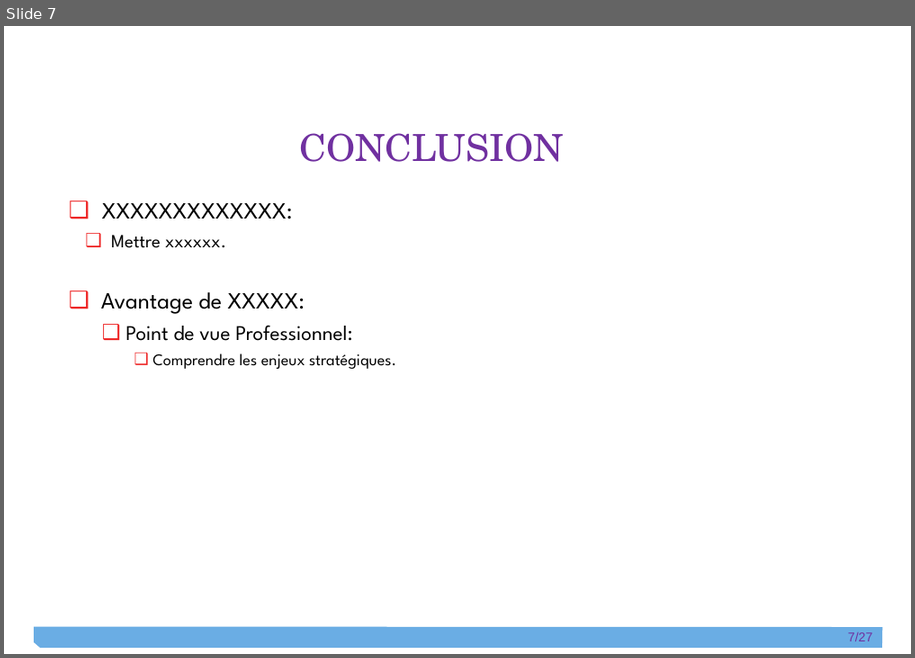
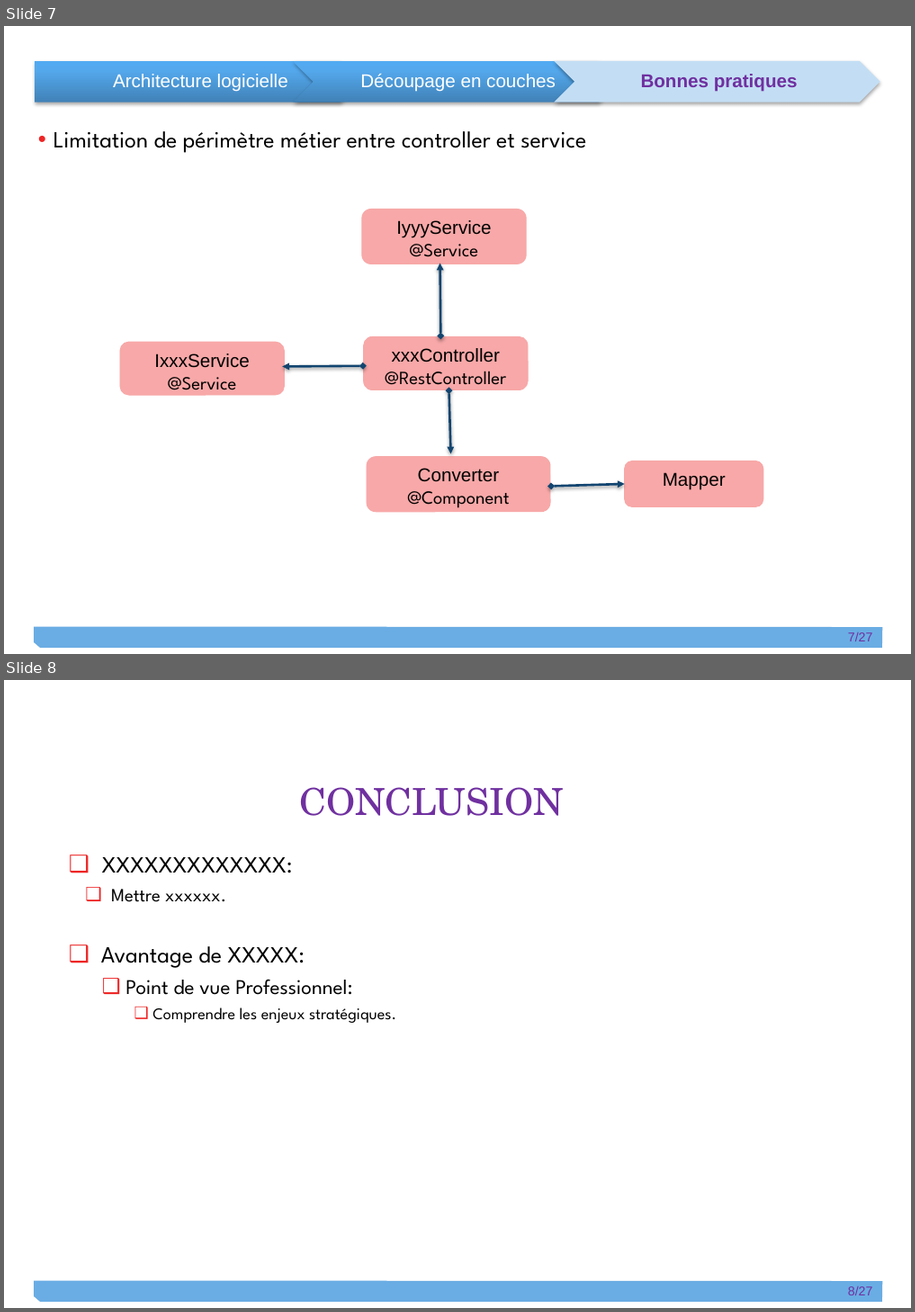
Before and after one commit to git-wylson/kata2, a slide deck: Wylson_Dibinga_Diapo.pptx. Shown one above the other, each under a label of ours: slide 7 before the commit, slides 7 and 8 after it. The pictures are 915x658 and 915x1312 pixels, drawn with LibreOffice and Linux fonts; fonts in the diff are those of the drawing. Boxes give left, top, right and bottom in pixels: in the first picture for what was removed or moved away, otherwise in the second. Text is boxed around its words. In the diff, an @@ line names an element or a change of style, - is before the commit and + after.

```diff
--- a/Wylson_Dibinga_Diapo.pptx
+++ b/Wylson_Dibinga_Diapo.pptx
@@ slide 7 added at box(4, 26, 911, 654), background #FFFFFF; not listed: 2 template elements that a slide beside it also shows @@
@@ group added at box(35, 61, 881, 102): 3 texts, 2 chevrons, 1 pentagon arrow @@
+Architecture logicielle
+Découpage en couches
+Bonnes pratiques
@@ text added at box(54, 131, 586, 153), 20 pt, text #000000 @@
+• Limitation de périmètre métier entre controller et service
@@ rounded rectangle added at box(362, 210, 527, 264), fill #F8A8A8, outline #F8A8A8 0.75 pt, 16 pt, text #000000 @@
+IyyyService
+@Service
@@ double arrow added from (441, 336) to (440, 263), #124570 2 pt @@
@@ rounded rectangle added at box(120, 342, 285, 395), fill #F8A8A8, outline #F8A8A8 0.75 pt, 16 pt, text #000000 @@
+IxxxService
+@Service
@@ rounded rectangle added at box(364, 336, 529, 390), fill #F8A8A8, outline #F8A8A8 0.75 pt, 16 pt, text #000000 @@
+xxxController
+@RestController
@@ double arrow added from (363, 366) to (282, 367), #124570 2 pt @@
@@ double arrow added from (450, 390) to (451, 454), #124570 2 pt @@
@@ rounded rectangle added at box(367, 456, 550, 512), fill #F8A8A8, outline #F8A8A8 0.75 pt, 16 pt, text #000000 @@
+Converter
+@Component
@@ double arrow added from (551, 487) to (625, 484), #124570 2 pt @@
@@ rounded rectangle added at box(625, 461, 764, 507), fill #F8A8A8, outline #F8A8A8 0.75 pt, 16 pt, text #000000 @@
+Mapper
@@ what was slide 7 is now slide 8 @@
@@ page number at box(848, 1287, 873, 1296): text changed @@
-7/27
+8/27
```
Also in this commit, not shown: 5 slides changed, 1 other slide added, 1 slide removed, 10 other files.
